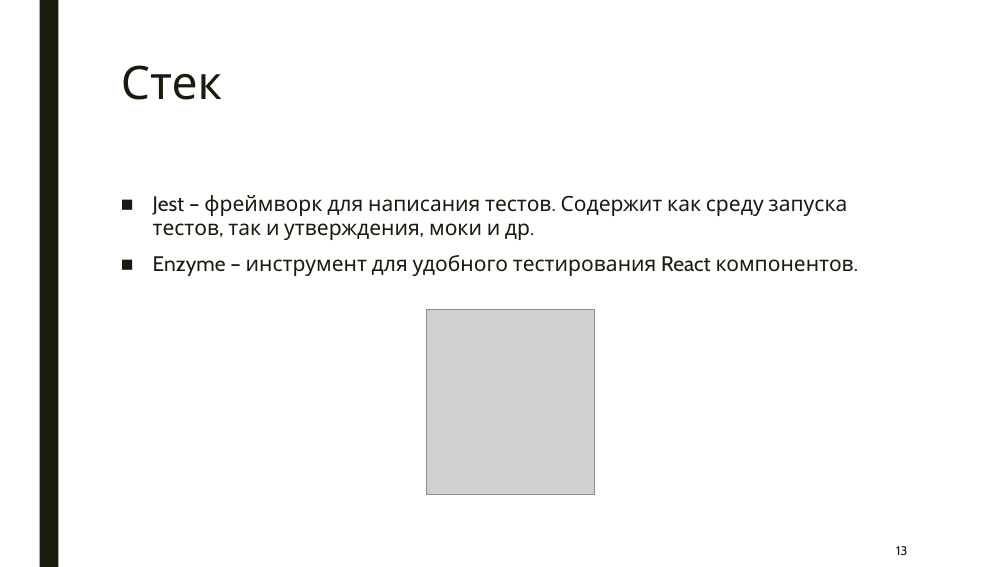
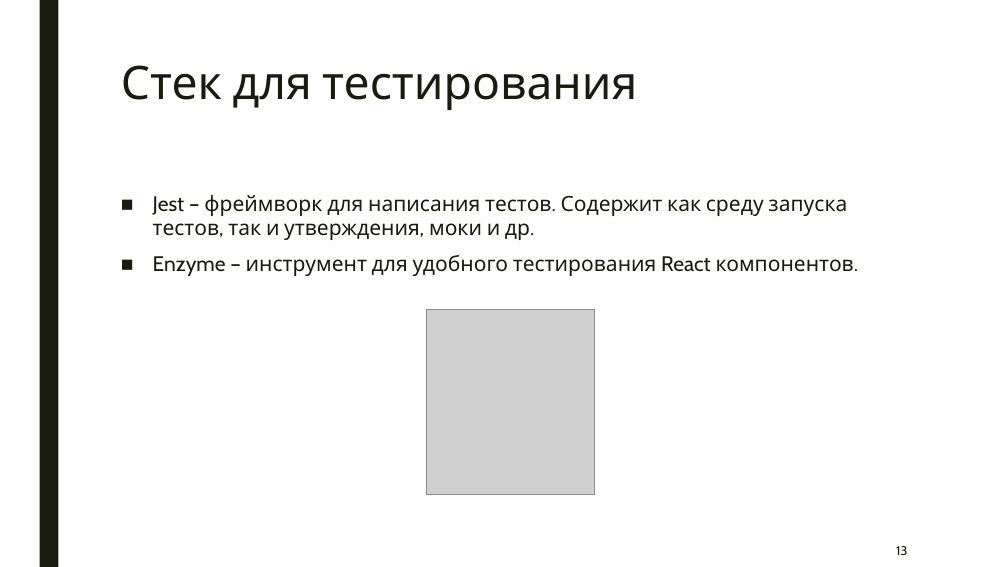
Before and after one commit to artem-gorokhovskii/frontend-unit-tests, a slide deck: slide 13 of frontend-unit-tests.pptx. Drawn at 1008x567 pixels with LibreOffice and Linux fonts; fonts in the diff are those of the drawing; grey boxes stand for pictures. Boxes give left, top, right and bottom in pixels: in the first picture for what was removed or moved away, otherwise in the second. Text is boxed around its words. In the diff, an @@ line names an element or a change of style, - is before the commit and + after.

```diff
--- a/frontend-unit-tests.pptx
+++ b/frontend-unit-tests.pptx
@@ title at [121,65,637,110]: text changed @@
-Стек
+Стек для тестирования
```
Also in this commit, not shown: 5 other slides changed, 4 slides added, 1 slide removed, 1 other file.
